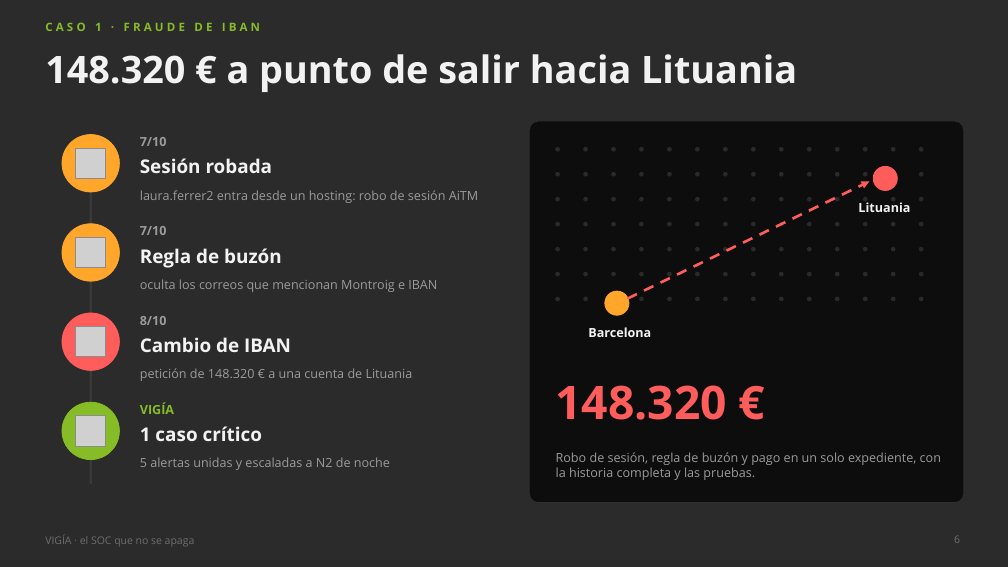
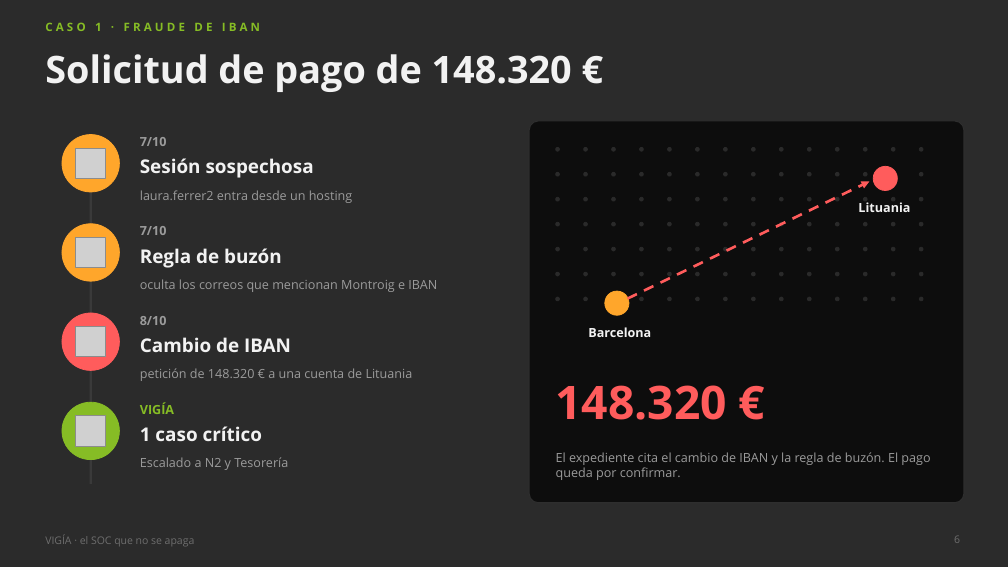
Before and after one commit to marcmarti9/Hack-2026-27, a slide deck: slide 6 of docs/presentacion/VIGIA_presentacion.pptx. Drawn at 1008x567 pixels with LibreOffice and Linux fonts; fonts in the diff are those of the drawing; grey boxes stand for pictures; background and template pictures are left out; a plain dark background stands for a picture behind light text. Boxes give left, top, right and bottom in pixels: in the first picture for what was removed or moved away, otherwise in the second. Text is boxed around its words. In the diff, an @@ line names an element or a change of style, - is before the commit and + after.

```diff
--- a/docs/presentacion/VIGIA_presentacion.pptx
+++ b/docs/presentacion/VIGIA_presentacion.pptx
@@ title at [45, 54, 572, 92]: text changed @@
-148.320 € a punto de salir hacia Lituania
+Solicitud de pago de 148.320 €
@@ text at [140, 158, 314, 178]: text changed @@
-Sesión robada
+Sesión sospechosa
@@ text at [140, 190, 353, 203]: text changed @@
-laura.ferrer2 entra desde un hosting: robo de sesión AiTM
+laura.ferrer2 entra desde un hosting
@@ text at [140, 457, 288, 470]: text changed @@
-5 alertas unidas y escaladas a N2 de noche
+Escalado a N2 y Tesorería
@@ text at [556, 452, 930, 480]: text changed @@
-Robo de sesión, regla de buzón y pago en un solo expediente, con la historia completa y las pruebas.
+El expediente cita el cambio de IBAN y la regla de buzón. El pago queda por confirmar.
```
Also in this commit, not shown: 11 other slides changed, 3 other files.
